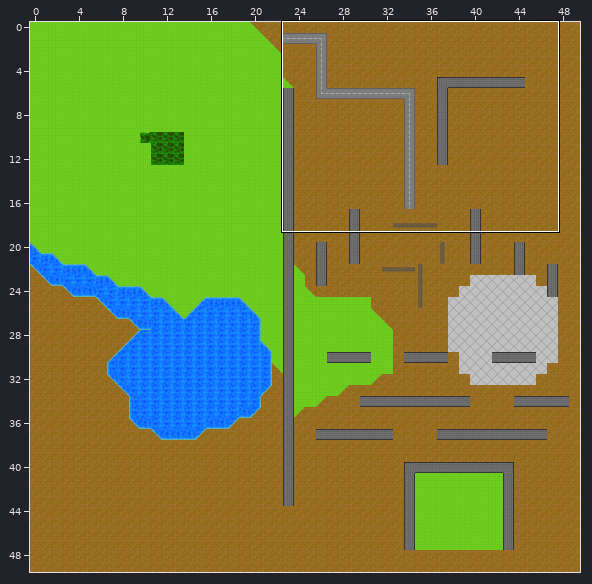
A Tiled map gets an edit: maps/level1.tmx. Above: a wide view before the commit, with the close-up outlined.
Close-up. Before:
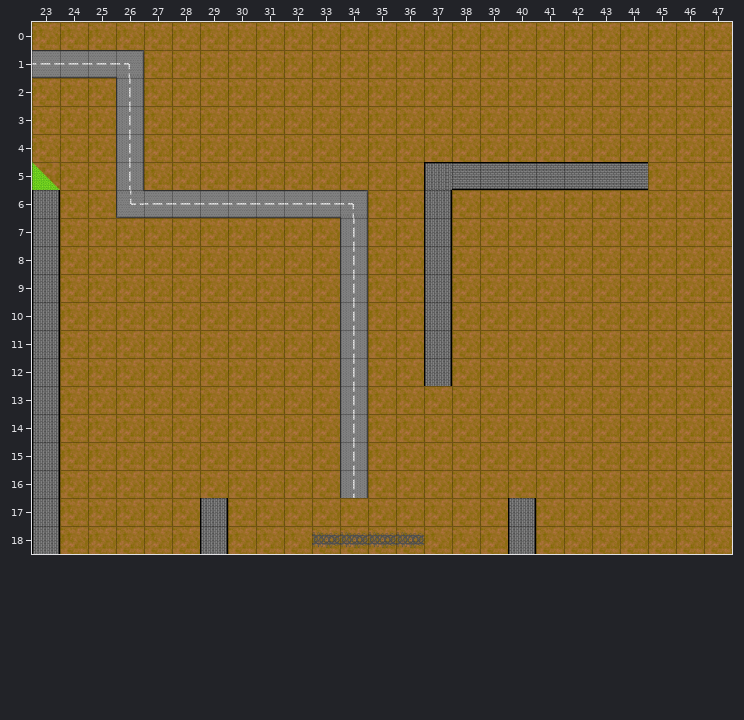
Cells are 64x64 px. Shown: x 23..47, y 0..18. The commit also changed other parts of the map, which this record leaves out.
The same view after the edit:
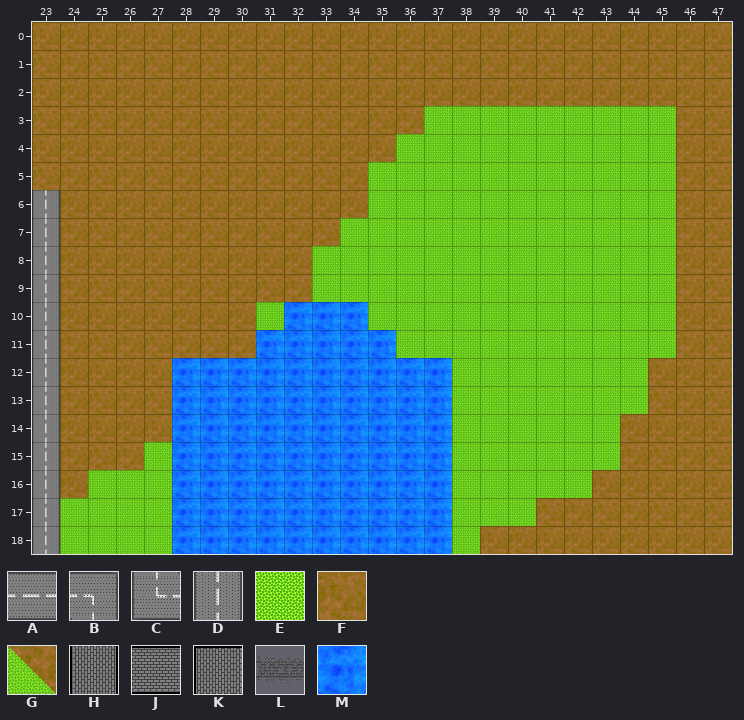
Key: from "background": A 1, B 2, C 5, D 6, E 16, F 18, G 21; from "obstacles": H 0, J 1, K 5, L 7, M 8.
_ is an empty cell.
Tiles of an added or newly shown layer are drawn over the layers below it.
Change:
Layer "Background" (removed):
y 1: x 23..26 AAAB -> ____
y 2: x 26 D -> _
y 3: x 26 D -> _; x 37..45 FFFFFFFFF -> _________
y 4: x 26 D -> _; x 36..45 FFFFFFFFFF -> __________
y 5: x 23 G -> _; x 26 D -> _; x 35..36 FF -> __; x 45 F -> _
y 6: x 26..36 CAAAAAAABFF -> ___________; x 38..45 FFFFFFFF -> ________
y 7: x 34..36 DFF -> ___; x 38..45 FFFFFFFF -> ________
y 8..9: x 33..36 FDFF -> ____; x 38..45 FFFFFFFF -> ________
y 10..11: x 31..36 FFFDFF -> ______; x 38..45 FFFFFFFF -> ________
y 12: x 28..36 FFFFFFDFF -> _________; x 38..44 FFFFFFF -> _______
y 13: x 28..44 FFFFFFDFFFFFFFFFF -> _________________
y 14: x 28..43 FFFFFFDFFFFFFFFF -> ________________
y 15: x 27..43 FFFFFFFDFFFFFFFFF -> _________________
y 16: x 25..42 FFFFFFFFFDFFFFFFFF -> __________________
y 17: x 24..28 FFFFF -> _____; x 30..39 FFFFFFFFFF -> __________
y 18: x 24..28 FFFFF -> _____; x 30..38 FFFFFFFFF -> _________
Layer "Obstacles" (removed):
y 5: x 37..44 KJJJJJJJ -> ________
y 6..12: x 23 H -> _; x 37 H -> _
y 13..16: x 23 H -> _
y 17: x 23 H -> _; x 29 H -> _; x 40 H -> _
y 18: x 23 H -> _; x 29 H -> _; x 33..36 LLLL -> ____; x 40 H -> _
Layer "ground" (added):
y 1: x 23..26 ____ -> FFFF
y 2: x 26 _ -> F
y 3: x 26 _ -> F; x 37..45 _________ -> EEEEEEEEE
y 4: x 26 _ -> F; x 36..45 __________ -> EEEEEEEEEE
y 5: x 23 _ -> F; x 26 _ -> F; x 35..45 ___________ -> EEEEEEEEEEE
y 6: x 26..45 ____________________ -> FFFFFFFFFEEEEEEEEEEE
y 7: x 34..45 ____________ -> EEEEEEEEEEEE
y 8..9: x 33..45 _____________ -> EEEEEEEEEEEEE
y 10: x 31 _ -> E; x 35..45 ___________ -> EEEEEEEEEEE
y 11: x 36..45 __________ -> EEEEEEEEEE
y 12..13: x 38..44 _______ -> EEEEEEE
y 14: x 38..43 ______ -> EEEEEE
y 15: x 27 _ -> E; x 38..43 ______ -> EEEEEE
y 16: x 25..27 ___ -> EEE; x 38..42 _____ -> EEEEE
y 17: x 24..27 ____ -> EEEE; x 38..40 ___ -> EEE
y 18: x 24..27 ____ -> EEEE; x 38 _ -> E; x 40 _ -> F
Layer "world" (added):
y 6..9: x 23 _ -> D
y 10: x 23 _ -> D; x 32..34 ___ -> MMM
y 11: x 23 _ -> D; x 31..35 _____ -> MMMMM
y 12..18: x 23 _ -> D; x 28..37 __________ -> MMMMMMMMMM
Changed places in both close-ups, as pixel boxes (x1, y1, x2, y2):
changed: (32, 50, 676, 554)
